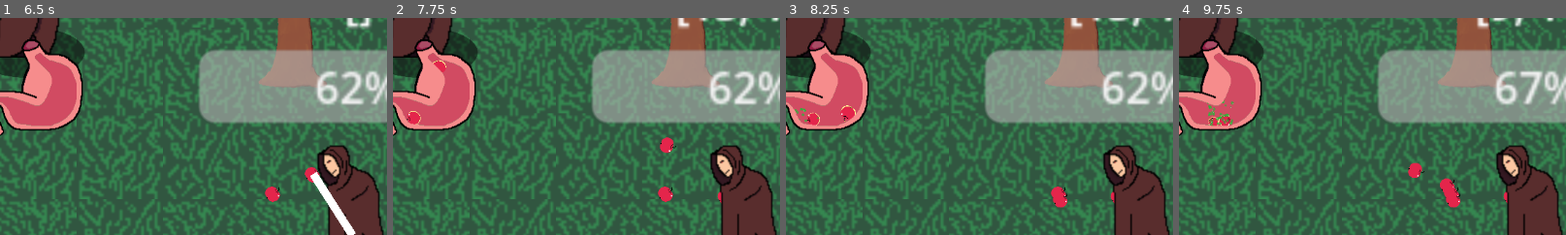
Above: before the commit, frames 1-4 (left to right).
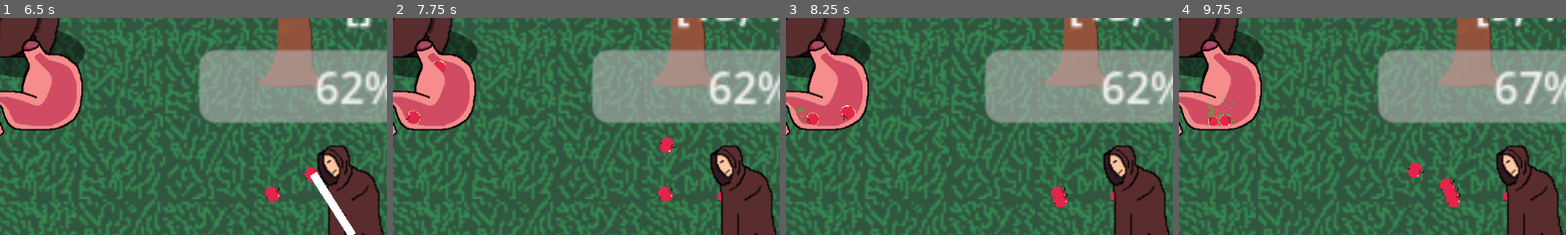
Above: after the commit, the same moments.

Repository: rundoom/Upraiser
Game: Godot game, scene res://world/mass_test.tscn
Same seed, same stepped clock (60 frames per second), same inputs: the game is played once before the commit and once after it.
Inputs (mouse positions are % of the whole screen's width and height, from its top left):
- Up to frame 1 (6.5 s): move the mouse to (50, 50) at 0.52 s; press the mouse at (50, 50) at 0.53 s; tap Enter at 1.25, 2.75 s; move the mouse to (30, 55) at 1.27 s; release the mouse at (30, 55) at 1.28 s; click (30, 55) at 1.35 s; tap Space at 2 s; move the mouse to (60, 28) at 2.02 s; press the mouse at (60, 28) at 2.03 s; move the mouse to (45, 70) at 2.77 s; release the mouse at (45, 70) at 2.78 s; click (45, 70) at 2.85 s; move the mouse to (80, 65) at 3.52 s; press the mouse at (80, 65) at 3.53 s; move the mouse to (20, 35) at 4.27 s; release the mouse at (20, 35) at 4.28 s; click (20, 35) at 4.35 s; move the mouse to (55, 50) at 5.02 s; press the mouse at (55, 50) at 5.03 s; move the mouse to (35, 25) at 5.77 s; release the mouse at (35, 25) at 5.78 s; click (35, 25) at 5.85 s
- Up to frame 2 (7.75 s): move the mouse to (72, 45) at 6.52 s; press the mouse at (72, 45) at 6.53 s; move the mouse to (30, 55) at 7.27 s; release the mouse at (30, 55) at 7.28 s; click (30, 55) at 7.35 s
- Up to frame 3 (8.25 s): move the mouse to (60, 28) at 8.02 s; press the mouse at (60, 28) at 8.03 s
- Up to frame 4 (9.75 s): move the mouse to (45, 70) at 8.77 s; release the mouse at (45, 70) at 8.78 s; click (45, 70) at 8.85 s; move the mouse to (80, 65) at 9.52 s; press the mouse at (80, 65) at 9.53 s
The pictures show only the part of the screen within x 5-54%, y 0-50%; the shares and areas given below are measured in that part.

Frame 1 is identical in both runs. In frame 2, less than 0.1% of the frame differs, in the area x 3-14%, y 19-50%; in frame 3, 0.1%; in frame 4, 0.3%, in the area x 7-15%, y 38-50%.

Commit message:
Viewport food

Diff:
--- a/general/food_for_stomach.tscn
+++ b/general/food_for_stomach.tscn
@@ -39,26 +39,26 @@
 tracks/2/type = "value"
 tracks/2/imported = false
 tracks/2/enabled = true
-tracks/2/path = NodePath("Sprite2D:material:shader_parameter/dissolveState")
+tracks/2/path = NodePath("Bubbles:emitting")
 tracks/2/interp = 1
 tracks/2/loop_wrap = true
 tracks/2/keys = {
 "times": PackedFloat32Array(0),
 "transitions": PackedFloat32Array(1),
-"update": 0,
-"values": [0.0]
+"update": 1,
+"values": [true]
 }
 tracks/3/type = "value"
 tracks/3/imported = false
 tracks/3/enabled = true
-tracks/3/path = NodePath("Bubbles:emitting")
+tracks/3/path = NodePath("SubViewportContainer:material:shader_parameter/dissolveState")
 tracks/3/interp = 1
 tracks/3/loop_wrap = true
 tracks/3/keys = {
 "times": PackedFloat32Array(0),
 "transitions": PackedFloat32Array(1),
-"update": 1,
-"values": [true]
+"update": 0,
+"values": [0.0]
 }
 
 [sub_resource type="Animation" id="Animation_2nvxp"]
@@ -74,7 +74,7 @@
 "times": PackedFloat32Array(0, 5),
 "transitions": PackedFloat32Array(1, 1),
 "update": 0,
-"values": [12.0, 0.01]
+"values": [12.0, 1.0]
 }
 tracks/1/type = "method"
 tracks/1/imported = false
@@ -105,26 +105,26 @@
 tracks/3/type = "value"
 tracks/3/imported = false
 tracks/3/enabled = true
-tracks/3/path = NodePath("Sprite2D:material:shader_parameter/dissolveState")
+tracks/3/path = NodePath("Bubbles:emitting")
 tracks/3/interp = 1
 tracks/3/loop_wrap = true
 tracks/3/keys = {
+"times": PackedFloat32Array(0, 0.5),
+"transitions": PackedFloat32Array(1, 1),
+"update": 1,
+"values": [false, true]
+}
+tracks/4/type = "value"
+tracks/4/imported = false
+tracks/4/enabled = true
+tracks/4/path = NodePath("SubViewportContainer:material:shader_parameter/dissolveState")
+tracks/4/interp = 1
+tracks/4/loop_wrap = true
+tracks/4/keys = {
 "times": PackedFloat32Array(0, 5),
 "transitions": PackedFloat32Array(1, 1),
 "update": 0,
 "values": [0.0, 1.0]
-}
-tracks/4/type = "value"
-tracks/4/imported = false
-tracks/4/enabled = true
-tracks/4/path = NodePath("Bubbles:emitting")
-tracks/4/interp = 1
-tracks/4/loop_wrap = true
-tracks/4/keys = {
-"times": PackedFloat32Array(0, 0.5),
-"transitions": PackedFloat32Array(1, 1),
-"update": 1,
-"values": [false, true]
 }
 
 [sub_resource type="AnimationLibrary" id="AnimationLibrary_y83fw"]
@@ -132,14 +132,6 @@
 "RESET": SubResource("Animation_2eu85"),
 "dissolving": SubResource("Animation_2nvxp")
 }
-
-[sub_resource type="ShaderMaterial" id="ShaderMaterial_wj5tq"]
-resource_local_to_scene = true
-shader = ExtResource("1_rjp4b")
-shader_parameter/dissolveState = 0.0
-shader_parameter/border = Color(0.756863, 0.996078, 0.301961, 1)
-shader_parameter/border_ticc = 0.068
-shader_parameter/noise = ExtResource("2_ers48")
 
 [sub_resource type="ParticleProcessMaterial" id="ParticleProcessMaterial_s26wy"]
 resource_local_to_scene = true
@@ -150,6 +142,14 @@
 scale_min = 0.03
 scale_max = 0.06
 color = Color(1, 1, 1, 0.556863)
+
+[sub_resource type="ShaderMaterial" id="ShaderMaterial_wj5tq"]
+resource_local_to_scene = true
+shader = ExtResource("1_rjp4b")
+shader_parameter/dissolveState = 0.0
+shader_parameter/border = Color(0.756863, 0.996078, 0.301961, 1)
+shader_parameter/border_ticc = 0.05
+shader_parameter/noise = ExtResource("2_ers48")
 
 [node name="FoodForStomach" type="RigidBody2D"]
 collision_layer = 128
@@ -165,13 +165,27 @@
 "": SubResource("AnimationLibrary_y83fw")
 }
 
-[node name="Sprite2D" type="Sprite2D" parent="."]
-material = SubResource("ShaderMaterial_wj5tq")
-scale = Vector2(0.2, 0.2)
-texture = ExtResource("4_ov5cw")
-region_rect = Rect2(153, 153, 16, 16)
-
 [node name="Bubbles" type="GPUParticles2D" parent="."]
 amount = 25
 process_material = SubResource("ParticleProcessMaterial_s26wy")
 texture = ExtResource("4_7ila8")
+
+[node name="SubViewportContainer" type="SubViewportContainer" parent="."]
+material = SubResource("ShaderMaterial_wj5tq")
+offset_left = -11.4
+offset_top = -11.8
+offset_right = 102.6
+offset_bottom = 106.2
+scale = Vector2(0.2, 0.2)
+
+[node name="SubViewport" type="SubViewport" parent="SubViewportContainer"]
+disable_3d = true
+transparent_bg = true
+handle_input_locally = false
+size = Vector2i(114, 118)
+render_target_update_mode = 4
+
+[node name="Sprite2D" type="Sprite2D" parent="SubViewportContainer/SubViewport"]
+texture = ExtResource("4_ov5cw")
+centered = false
+region_rect = Rect2(153, 153, 16, 16)
